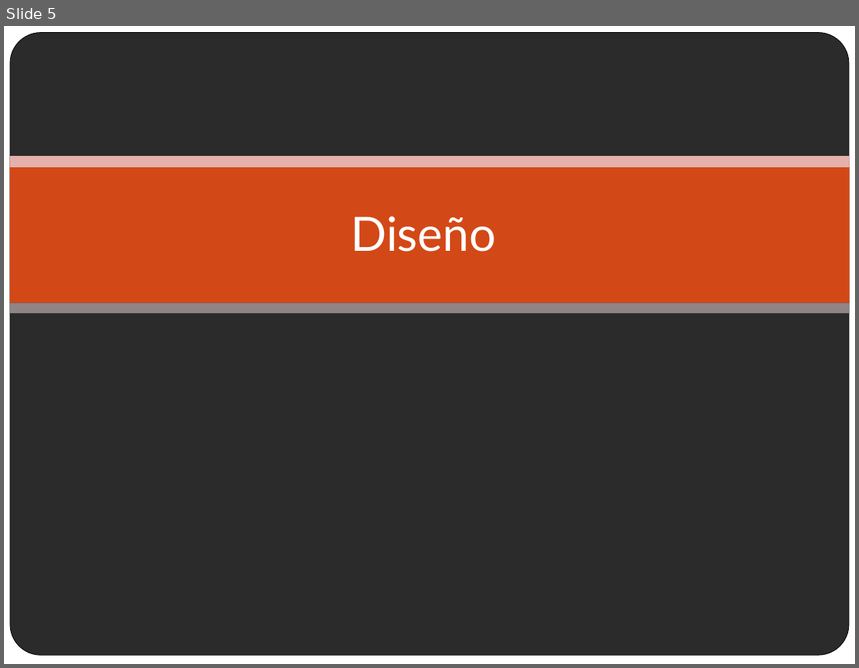
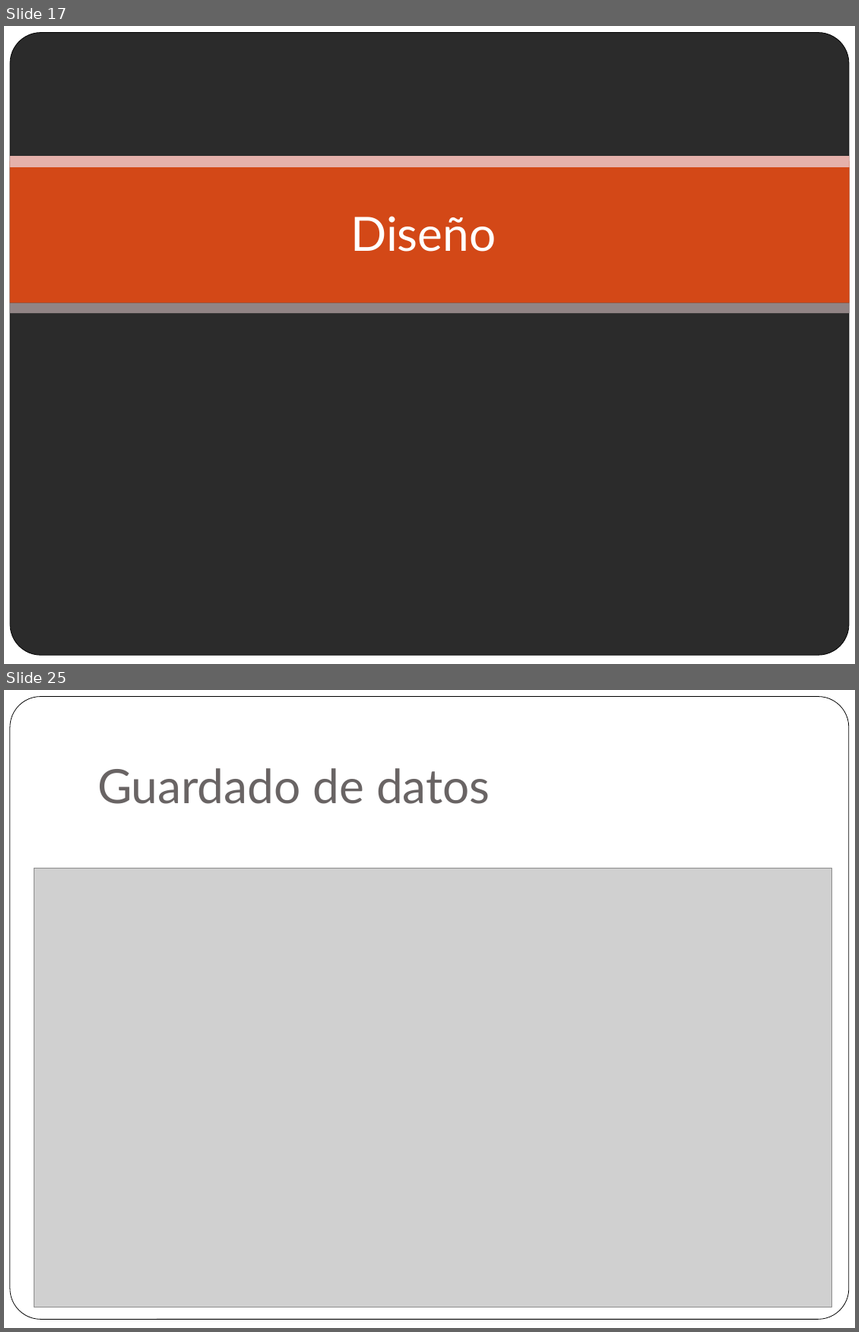
Before and after one commit to paredero/optimizadorga, a slide deck: docs/presentacion.pptx. Shown one above the other, each under a label of ours: slide 5 before the commit, slides 17 and 25 after it; the slides between them are not shown. The pictures are 859x668 and 859x1332 pixels, drawn with LibreOffice and Linux fonts; fonts in the diff are those of the drawing; grey boxes stand for pictures; background and template pictures are left out; a plain dark background stands for a picture behind light text. Boxes give left, top, right and bottom in pixels: in the first picture for what was removed or moved away, otherwise in the second. Text is boxed around its words. In the diff, an @@ line names an element or a change of style, - is before the commit and + after.

```diff
--- a/docs/presentacion.pptx
+++ b/docs/presentacion.pptx
@@ slide 25 added at [4,690,855,1328], background #FFFFFF; not listed: 1 template element that a slide beside it also shows @@
@@ title added at [97,768,490,804], 40 pt, text #696464 @@
+Guardado de datos
@@ picture added at [34,869,832,1308] @@
@@ what was slide 5 is now slide 17 @@
```
Also in this commit, not shown: 24 other slides added, 1 slide removed, 1 other file.
